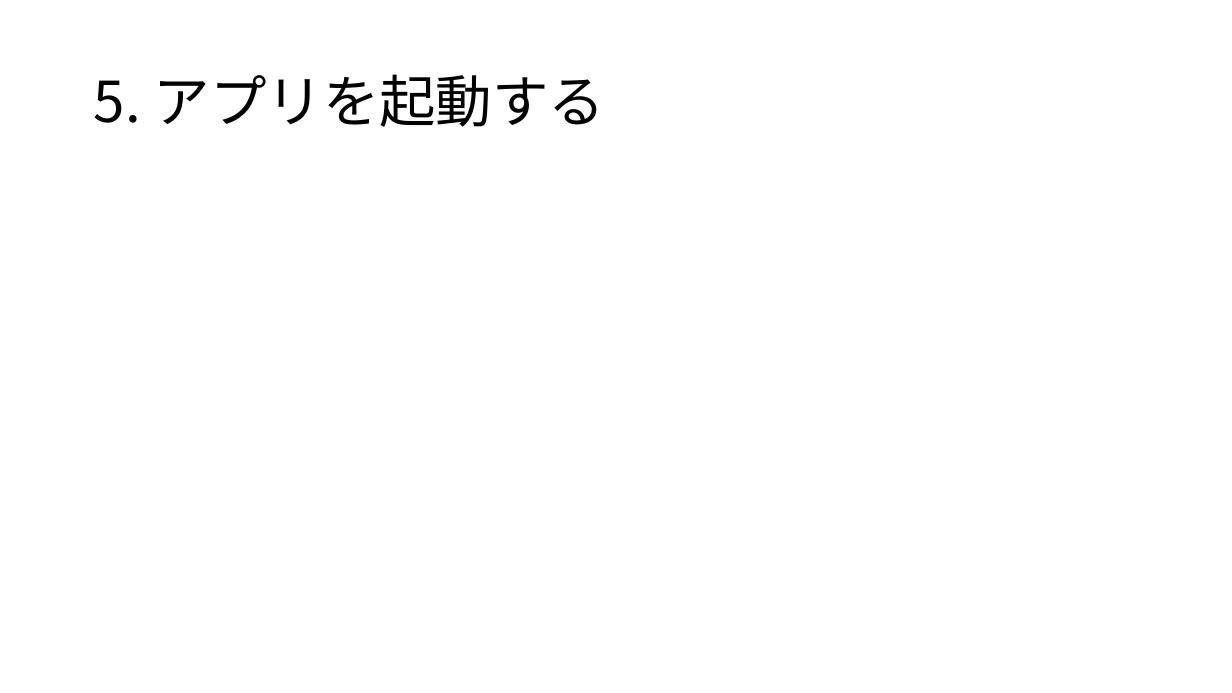
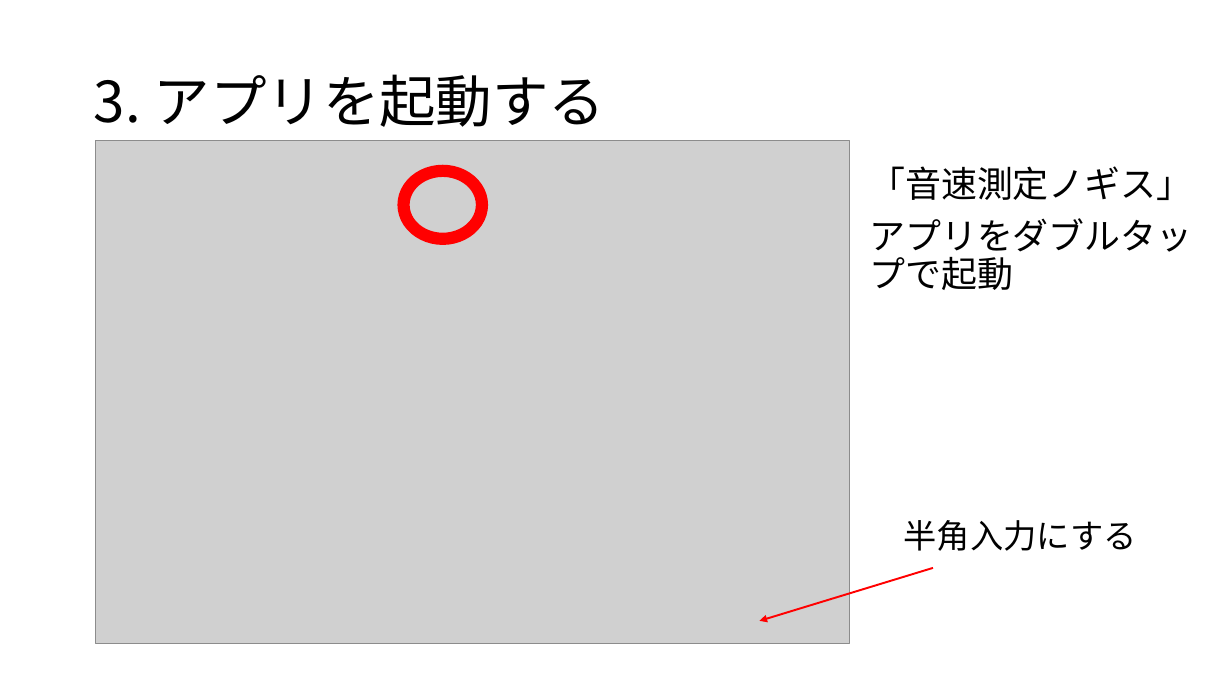
Before and after one commit to RyoichiYuda/SoundVelocity_App, a slide deck: slide 6 of 音速測定ノギスの使い方.pptx. Drawn at 1232x693 pixels with LibreOffice and Linux fonts; fonts in the diff are those of the drawing; grey boxes stand for pictures. Boxes give left, top, right and bottom in pixels: in the first picture for what was removed or moved away, otherwise in the second. Text is boxed around its words. In the diff, an @@ line names an element or a change of style, - is before the commit and + after.

```diff
--- a/音速測定ノギスの使い方.pptx
+++ b/音速測定ノギスの使い方.pptx
@@ title at [94,74,606,127]: text changed @@
-5. アプリを起動する
+3. アプリを起動する
@@ picture added at [95,140,849,643] @@
@@ ellipse added at [404,171,482,239], outline #FF0000 9.5 pt @@
@@ text added at [869,166,1192,290], 28 pt, text #000000 @@
+「音速測定ノギス」
+アプリをダブルタップで起動
@@ text added at [904,520,1137,551], 25.9 pt, text #000000 @@
+半角入力にする
@@ arrow added from (933, 568) to (760, 621), #FF0000 1.5 pt @@
```
Also in this commit, not shown: 8 other slides changed, 5 other files.
